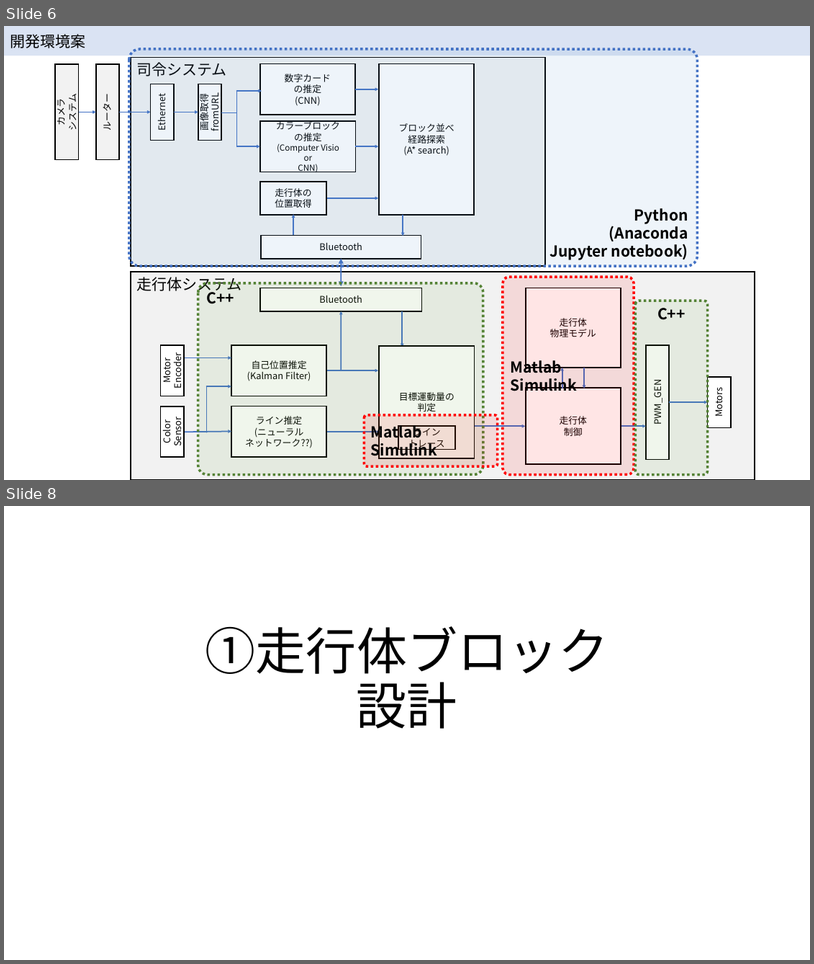
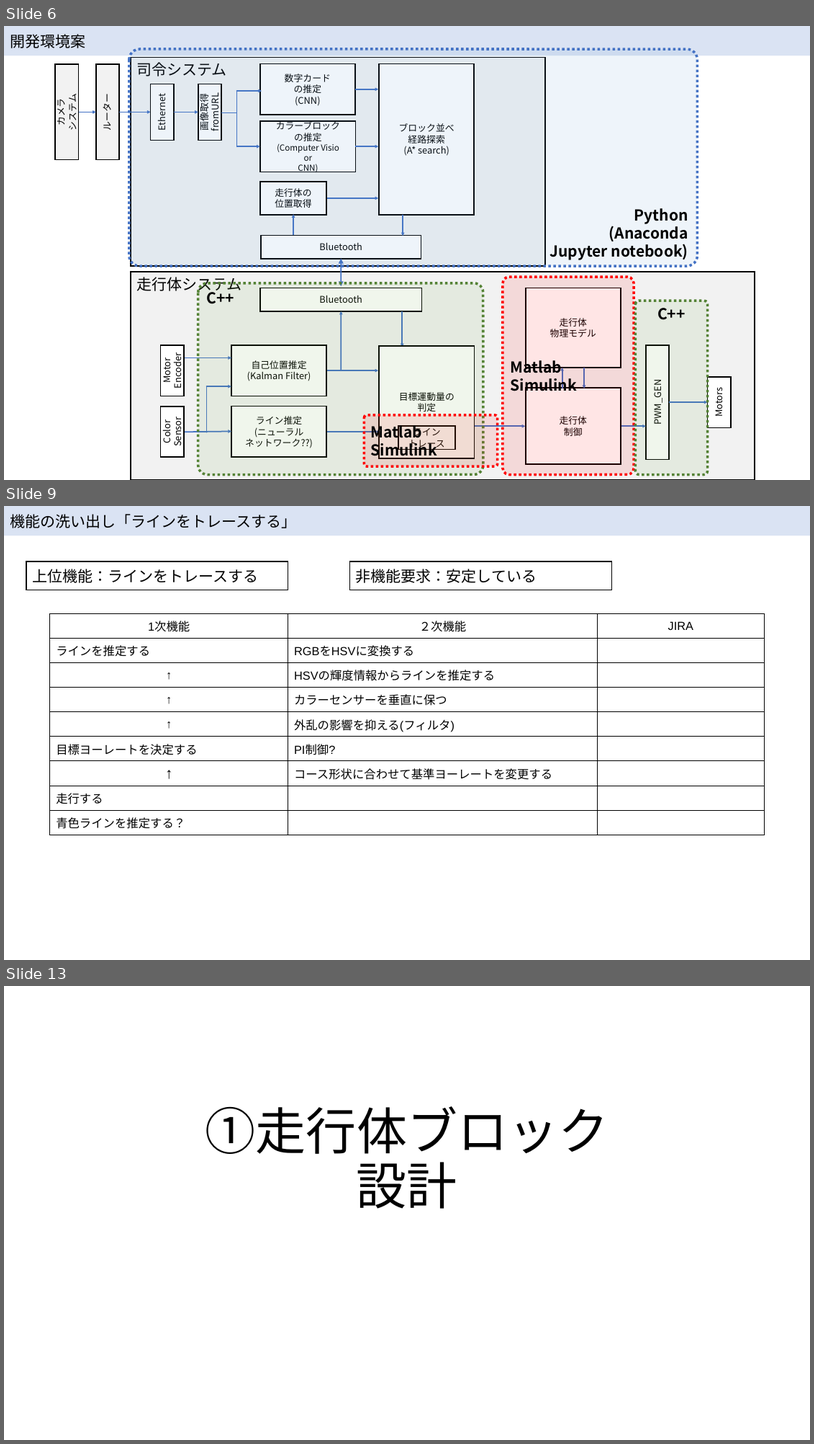
Before and after one commit to McRobo2019/ET_Robo_2019, a slide deck: Documents/hirojiren_設計ノート.pptx. Shown one above the other, each under a label of ours: slides 6 and 8 before the commit, slides 6, 9 and 13 after it; the slides between them are not shown. The pictures are 814x964 and 814x1444 pixels, drawn with LibreOffice and Linux fonts; fonts in the diff are those of the drawing. Boxes give left, top, right and bottom in pixels: in the first picture for what was removed or moved away, otherwise in the second. Text is boxed around its words. In the diff, an @@ line names an element or a change of style, - is before the commit and + after.

Commit message:
KP-135 機能の洗い出し

```diff
--- a/Documents/hirojiren_設計ノート.pptx
+++ b/Documents/hirojiren_設計ノート.pptx
@@ slide 9 added at [4, 506, 810, 960], background #FFFFFF @@
@@ rectangle added at [4, 506, 810, 536], fill #DAE3F3, 18 pt, text #000000 @@
+機能の洗い出し「ラインをトレースする」
@@ rectangle added at [26, 561, 288, 590], fill #FFFFFF, outline #000000 1.5 pt, 18 pt, text #000000 @@
+上位機能：ラインをトレースする
@@ rectangle added at [350, 561, 612, 590], fill #FFFFFF, outline #000000 1.5 pt, 18 pt, text #000000 @@
+非機能要求：安定している
@@ table added at [50, 614, 765, 834], 9 rows, 3 columns @@
+1次機能 | ２次機能 | JIRA
+ラインを推定する | RGBをHSVに変換する | 
+↑ | HSVの輝度情報からラインを推定する | 
+↑ | カラーセンサーを垂直に保つ | 
+↑ | 外乱の影響を抑える(フィルタ) | 
+目標ヨーレートを決定する | PI制御? | 
+↑ | コース形状に合わせて基準ヨーレートを変更する | 
+走行する |  | 
+青色ラインを推定する？ |  | 
@@ what was slide 8 is now slide 13 @@
```
Also in this commit, not shown: 1 slide changed, 4 other slides added.
